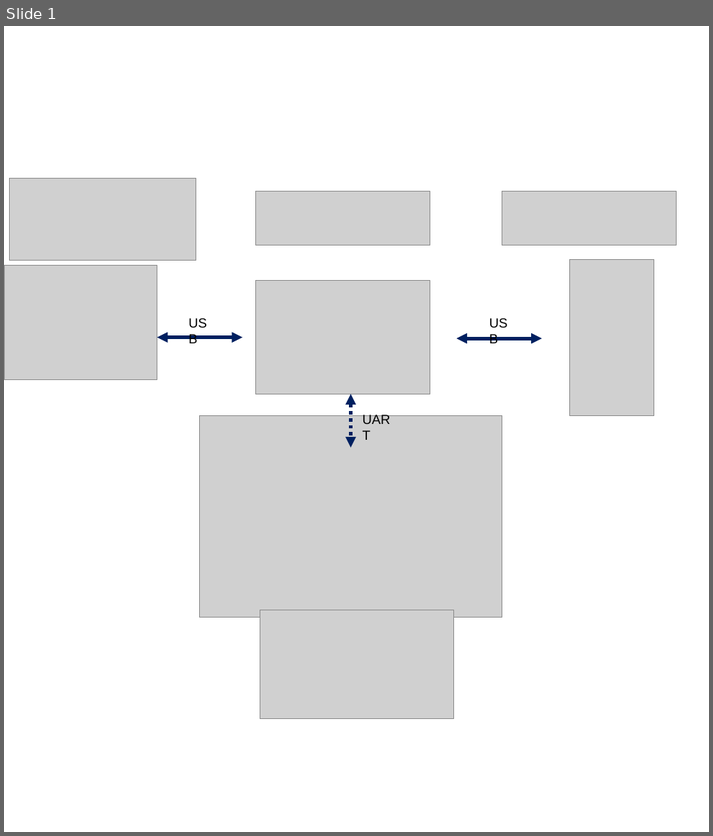
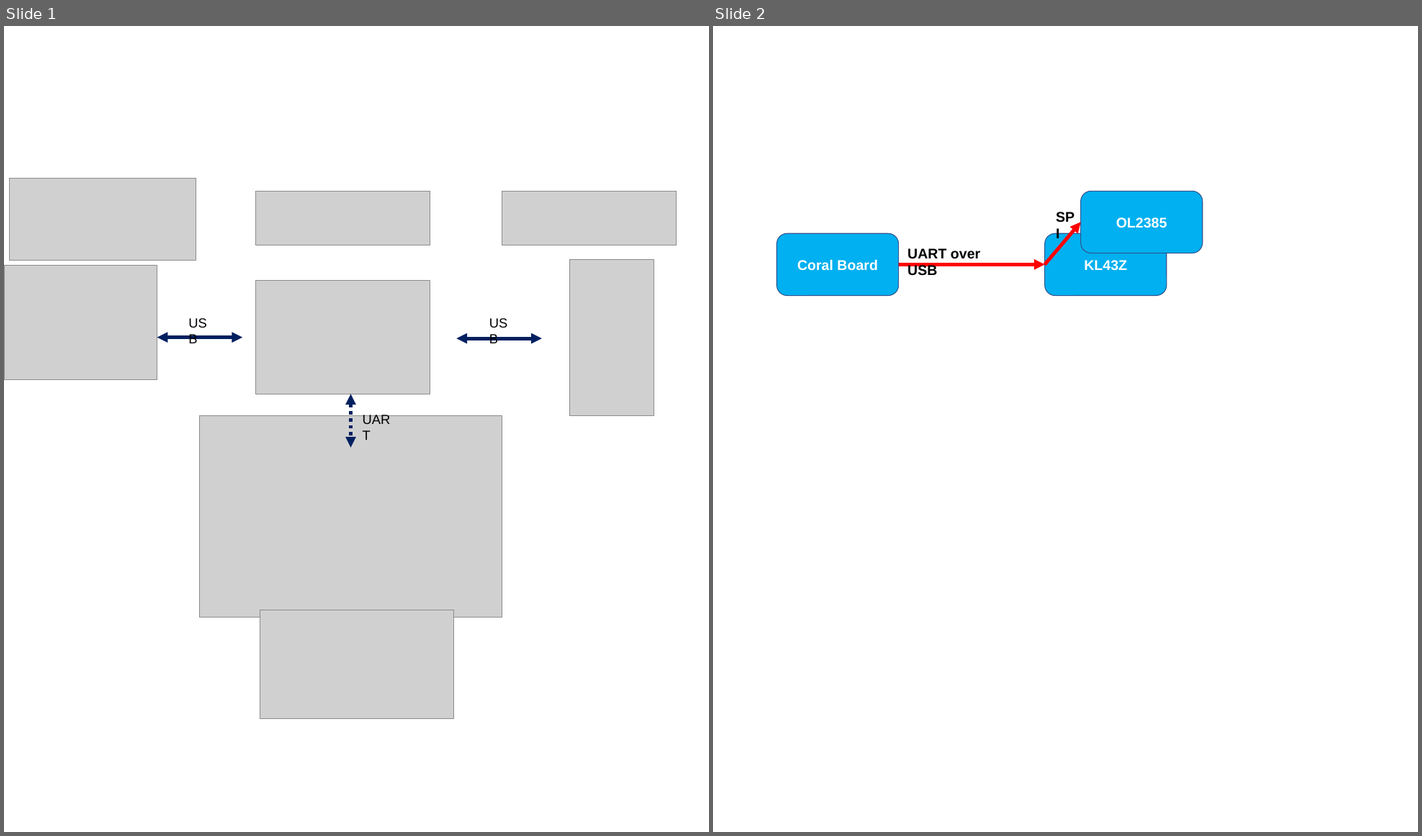
Before and after one commit to Sherrah/HoverGames2019, a slide deck: Documentation/Component_Diagram.pptx. Shown side by side, each under a label of ours: slide 1 before the commit, slides 1 and 2 after it. The pictures are 713x836 and 1422x836 pixels, drawn with LibreOffice and Linux fonts; fonts in the diff are those of the drawing; grey boxes stand for pictures. Boxes give left, top, right and bottom in pixels: in the first picture for what was removed or moved away, otherwise in the second. Text is boxed around its words. In the diff, an @@ line names an element or a change of style, - is before the commit and + after.

```diff
--- a/Documentation/Component_Diagram.pptx
+++ b/Documentation/Component_Diagram.pptx
@@ slide 2 added at box(713, 26, 1418, 832), background #FFFFFF @@
@@ rounded rectangle added at box(1081, 191, 1203, 254), fill #00B0F0, outline #325491 1 pt, 18 pt, text #FFFFFF, bold @@
+OL2385
@@ text added at box(1050, 205, 1084, 228), 18 pt, text #000000, bold @@
+SPI
@@ rounded rectangle added at box(777, 233, 899, 295), fill #00B0F0, outline #325491 1 pt, 18 pt, text #FFFFFF, bold @@
+Coral Board
@@ rounded rectangle added at box(1045, 233, 1167, 295), fill #00B0F0, outline #325491 1 pt, 18 pt, text #FFFFFF, bold @@
+KL43Z
@@ arrow added from (1045, 264) to (1081, 223), #FF0000 4.5 pt @@
@@ text added at box(907, 248, 980, 279), 18 pt, text #000000, bold @@
+UART over USB
@@ arrow added from (899, 264) to (1045, 264), #FF0000 4.5 pt @@
```
Also in this commit, not shown: 4 other files.
